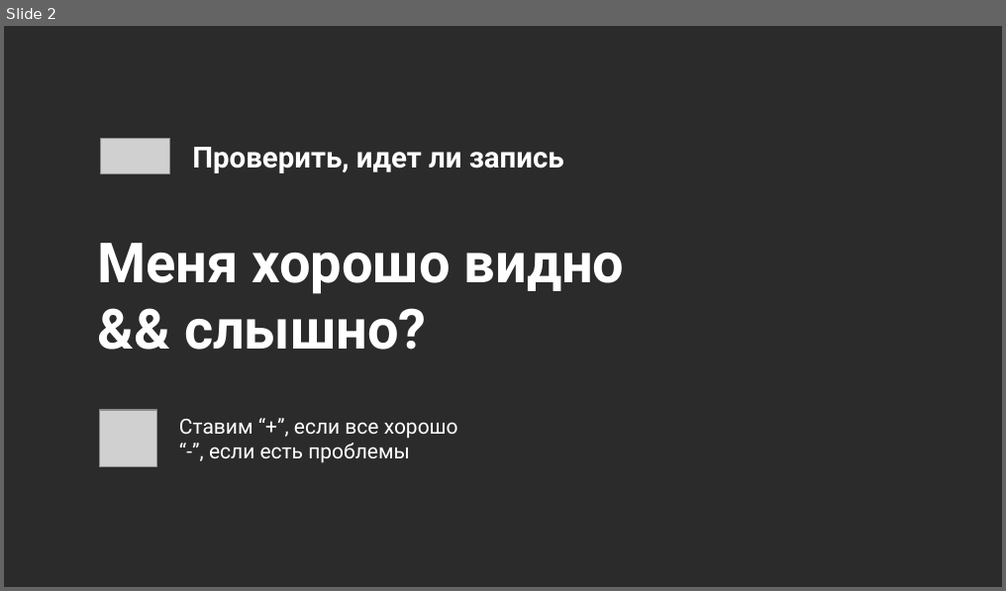
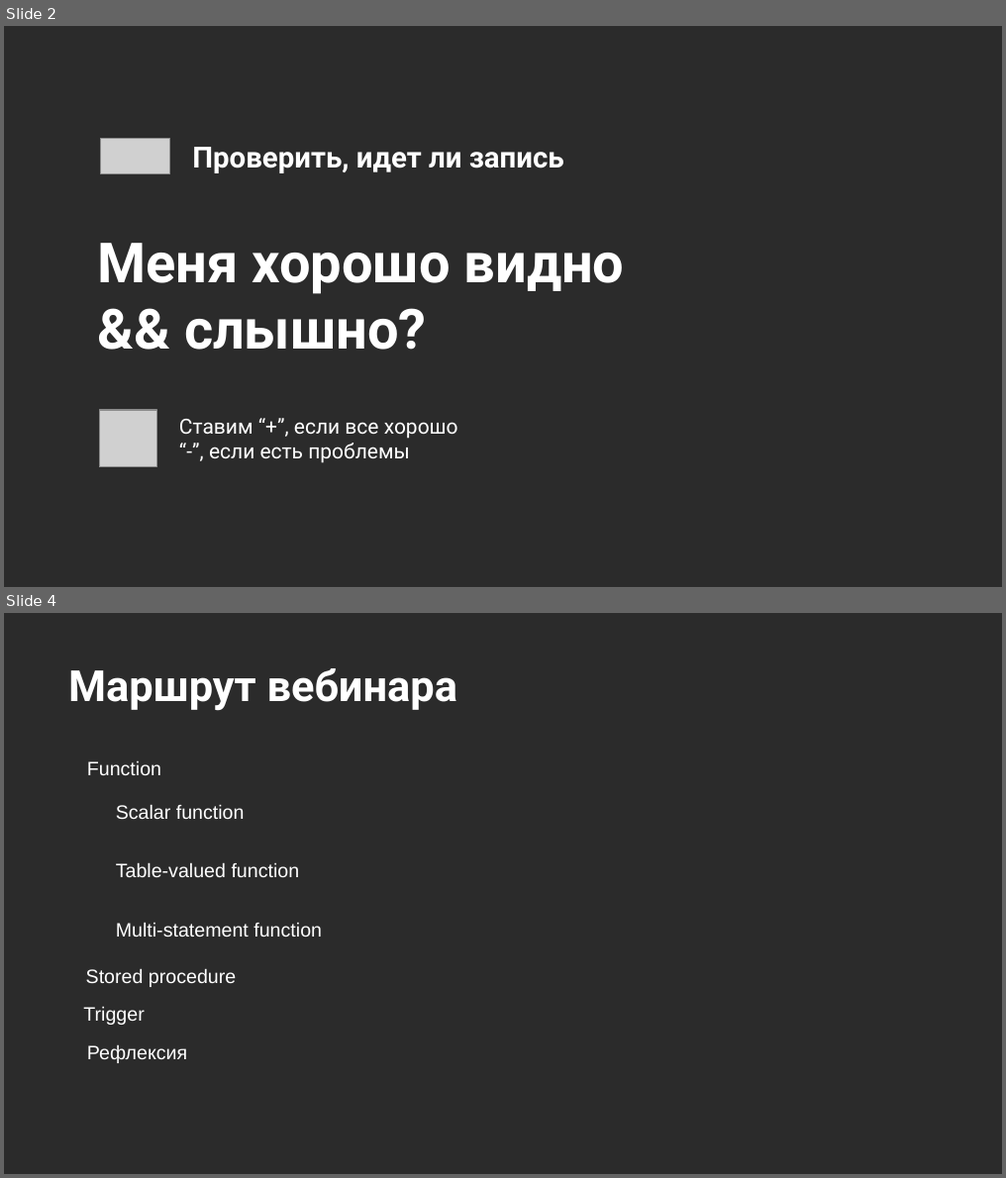
Before and after one commit to MarinaPaley/OTUS, a slide deck: Программирование.pptx. Shown one above the other, each under a label of ours: slide 2 before the commit, slides 2 and 4 after it; the slides between them are not shown. The pictures are 1006x591 and 1006x1178 pixels, drawn with LibreOffice and Linux fonts; fonts in the diff are those of the drawing; grey boxes stand for pictures; background and template pictures are left out; a plain dark background stands for a picture behind light text. Boxes give left, top, right and bottom in pixels: in the first picture for what was removed or moved away, otherwise in the second. Text is boxed around its words. In the diff, an @@ line names an element or a change of style, - is before the commit and + after.

```diff
--- a/Программирование.pptx
+++ b/Программирование.pptx
@@ slide 4 added at box(4, 613, 1002, 1174), background picture (left out) @@
@@ title added at box(68, 668, 457, 711), 31 pt, text #FFFFFF, bold @@
+Маршрут вебинара
@@ text added at box(87, 761, 161, 775), 14 pt, text #FFFFFF @@
+Function
@@ text added at box(116, 804, 245, 819), 14 pt, text #FFFFFF @@
+Scalar function
@@ text added at box(116, 862, 300, 877), 14 pt, text #FFFFFF @@
+Table-valued function
@@ text added at box(116, 922, 322, 937), 14 pt, text #FFFFFF @@
+Multi-statement function
@@ text added at box(86, 968, 236, 987), 14 pt, text #FFFFFF @@
+Stored procedure
@@ text added at box(83, 1006, 144, 1025), 14 pt, text #FFFFFF @@
+Trigger
@@ text added at box(87, 1046, 187, 1063), 14 pt, text #FFFFFF @@
+Рефлексия
```
Also in this commit, not shown: 2 slides changed, 16 other slides added, 21 slides removed.
